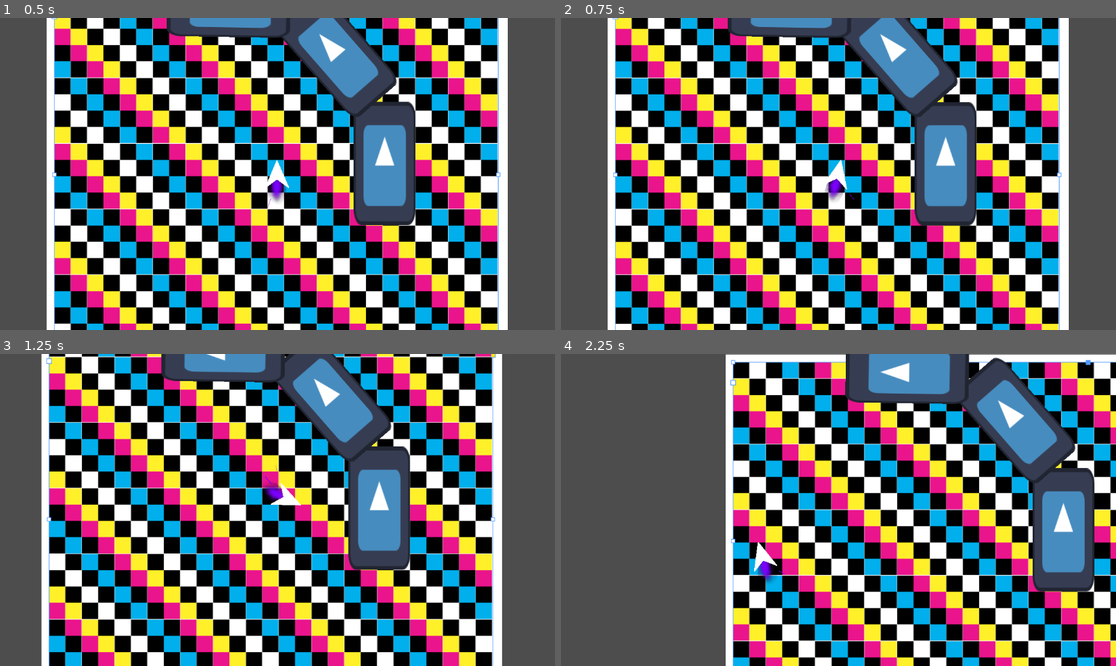
Above: before the commit, frames 1-4 (two rows, left to right).
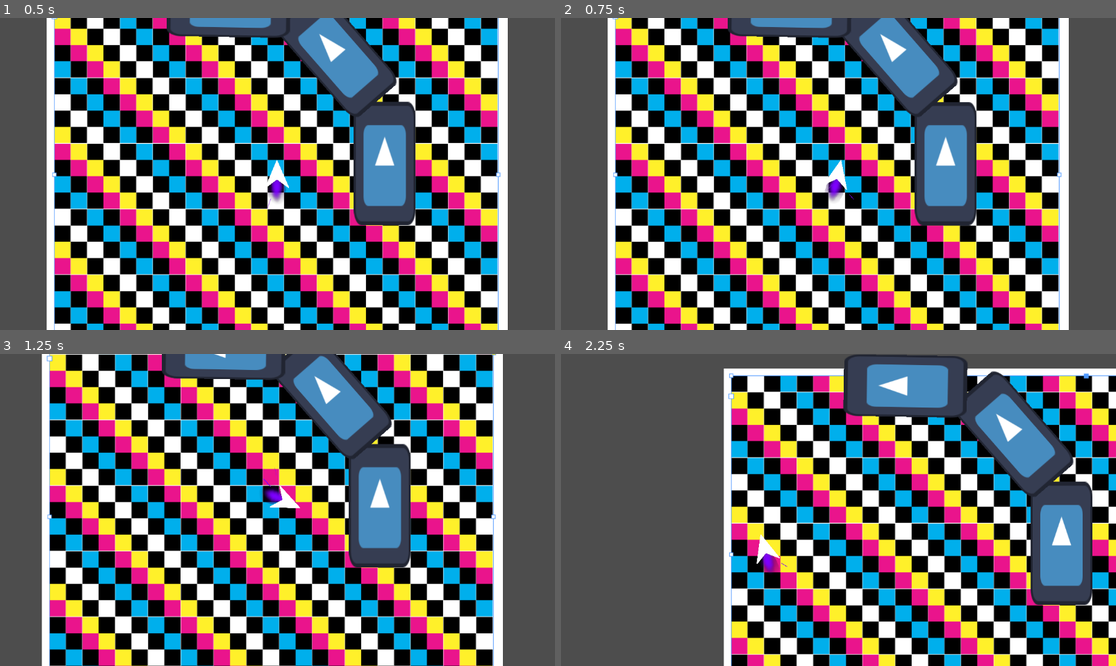
Above: after the commit, the same moments.

Repository: ParadoxArcher/Angle_Advantage
Game: Godot game, scene res://Scenes/GameScene.tscn
The game is run twice, just before and just after one commit, with the same random seed, the same clock (stepped at 60 frames per second) and the same inputs. The engine's default icon, where the game draws it, is replaced by a stand-in: a white triangle on a blue panel in a dark square.
Inputs:
- Up to frame 1 (0.5 s): no input
- Up to frame 2 (0.75 s): tap Enter at 0.5 s; hold D (RotateRight) from 0.53 s (still down); hold W (Boost) from 0.53 s (still down)
- Up to frame 3 (1.25 s): keep holding D (RotateRight); keep holding W (Boost)
- Up to frame 4 (2.25 s): release D (RotateRight) at 1.28 s; release W (Boost) at 1.28 s; hold S (Back) 1.28-2.03 s; tap Space (Dodge) at 1.35 s; hold D (RotateRight) from 2.03 s (still down); hold W (Boost) from 2.03 s (still down)

Frame 1 is identical in both runs. In frame 2, 1.5% of the frame differs, in the area x 9-90%, y 0-99%; in frame 3, 22%; in frame 4, 58%, in the area x 29-100%, y 0-100%.

Commit message:
vault backup: 2025-03-12 14:15:06

Diff:
--- a/zProject Files/Godot/Scripts/PlayerScript.gd
+++ b/zProject Files/Godot/Scripts/PlayerScript.gd
@@ -4,7 +4,7 @@
 var MoveInput = Vector2(0, 0)
 
 ## Brake Variables
-@export var BrakeDecelMult = [5.0, 3.0] # {0: SpeedDecelMult, 1: RotaDecelMult}
+@export var BrakeDecelMult = [10.0, 3.0] # {0: SpeedDecelMult, 1: RotaDecelMult}
 
 ## Boost Variables
 @export var MaxSpeed = 2000
@@ -79,7 +79,7 @@
 			SpeedAccel[1] = SpeedAccel[2] * BoostDecay[0] * BoostDecay[2]
 	#endregion
 
-	print(SpeedAccel[1])
+	print(velocity)
 
 	#region Rotation --- Defines rotation acceleration and it's momentum
 	if MoveInput.x != 0:
@@ -99,7 +99,7 @@
 	RotaSpeed = lerpf(RotaSpeed, MoveInput.x * MaxRota, clampf(RotaRate, 0, 1)) # Rotation Acceleration
 	rotate(RotaSpeed)
 
-	velocity = lerp(velocity, velocity.normalized(), SpeedDecel[0]) # Momentum
+	velocity -= velocity.normalized() * clampf(SpeedDecel[0] * MaxSpeed, 0,  velocity.length())   # Momentum
 	velocity = lerp(velocity, MaxSpeed * Vector2(cos(rotation), sin(rotation)), SpeedAccel[1] * SpeedAccel[0]) # Acceleration
 
 	SpeedAccel[0] = 1.0
Not shown, changed: .obsidian/workspace.json
Not shown, changed: zReferences/Excalidraw/Drawing 2025-03-12 12.43.39.excalidraw.md
